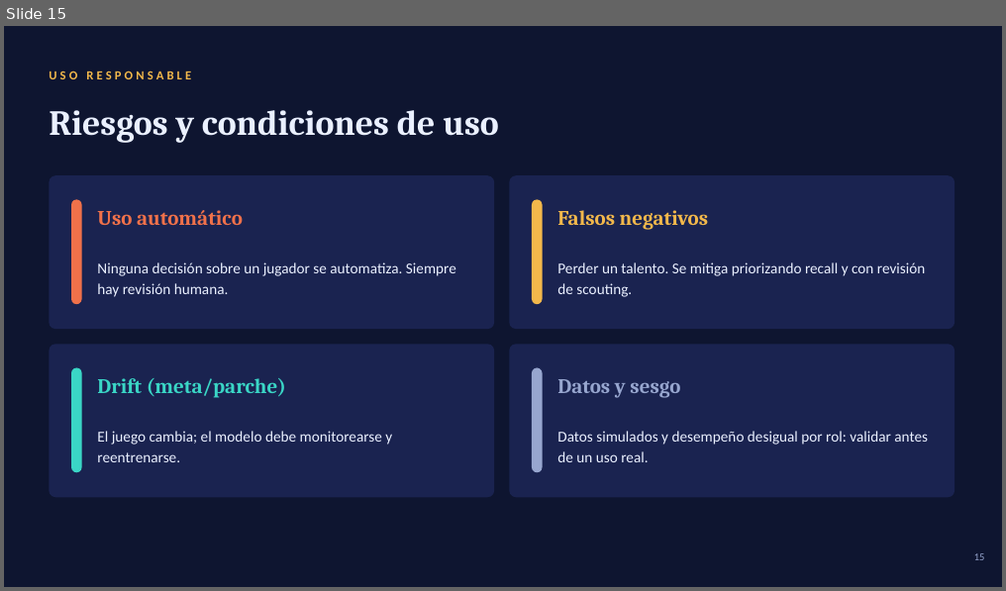
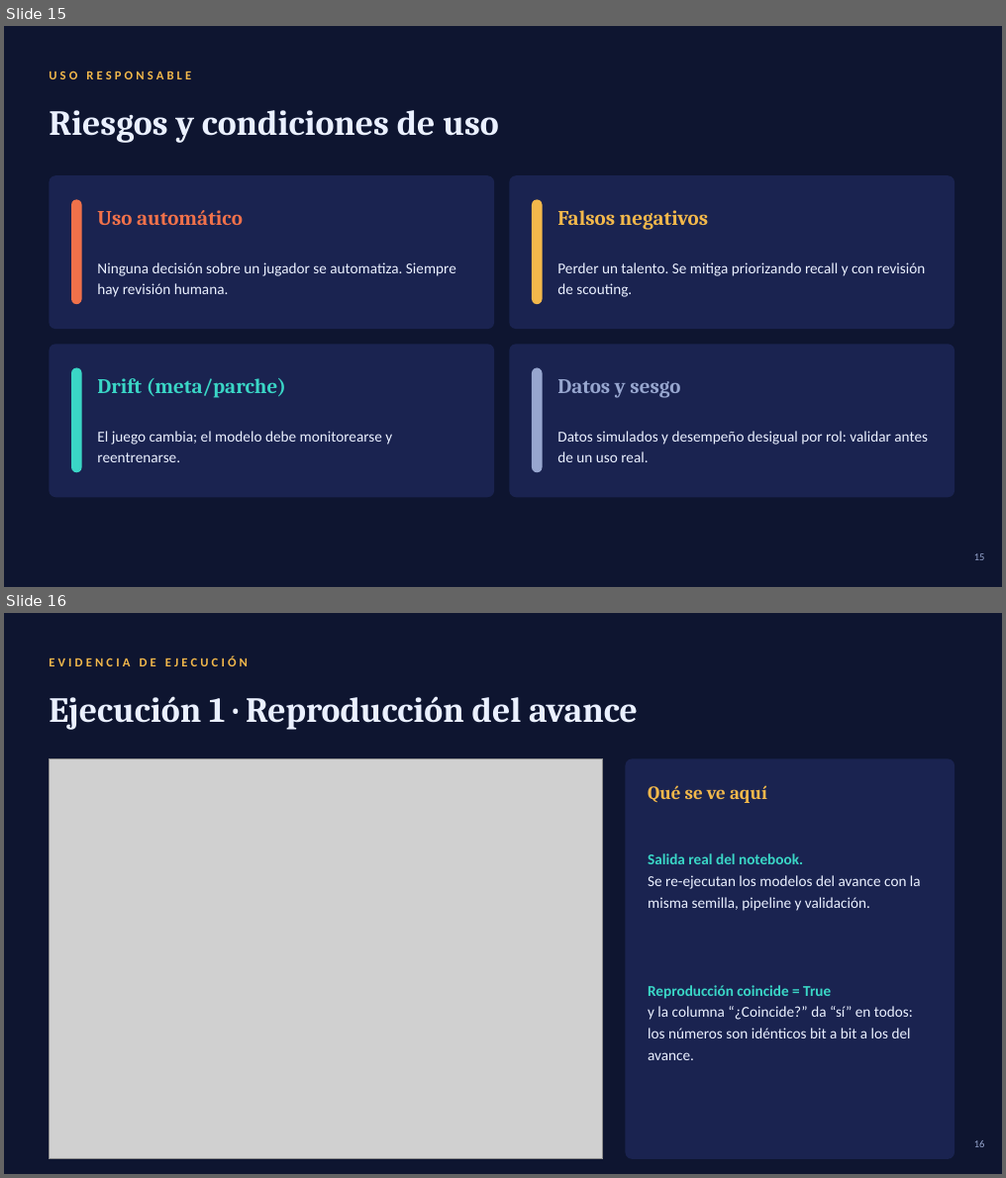
Before and after one commit to C0z1/Modelo-Scouting-LCK-Felix, a slide deck: reports/presentacion_fase_final.pptx. Shown one above the other, each under a label of ours: slide 15 before the commit, slides 15 and 16 after it. The pictures are 1006x591 and 1006x1178 pixels, drawn with LibreOffice and Linux fonts; fonts in the diff are those of the drawing; grey boxes stand for pictures. Boxes give left, top, right and bottom in pixels: in the first picture for what was removed or moved away, otherwise in the second. Text is boxed around its words. In the diff, an @@ line names an element or a change of style, - is before the commit and + after.

```diff
--- a/reports/presentacion_fase_final.pptx
+++ b/reports/presentacion_fase_final.pptx
@@ slide 16 added at (x1=4, y1=613, x2=1002, y2=1174), background #0E1530 @@
@@ text added at (x1=49, y1=656, x2=248, y2=666), 12 pt, text #F2B84B, bold @@
+EVIDENCIA DE EJECUCIÓN
@@ text added at (x1=49, y1=696, x2=638, y2=730), 34 pt, text #EAF0FF, bold @@
+Ejecución 1 · Reproducción del avance
@@ picture added at (x1=49, y1=759, x2=603, y2=1159) @@
@@ rounded rectangle added at (x1=626, y1=759, x2=954, y2=1159), fill #1A2350 @@
@@ text added at (x1=648, y1=785, x2=767, y2=803), 18 pt, text #F2B84B, bold @@
+Qué se ve aquí
@@ text added at (x1=648, y1=854, x2=921, y2=911), 14.5 pt, text #EAF0FF @@
+Salida real del notebook.
+Se re-ejecutan los modelos del avance con la misma semilla, pipeline y validación.
@@ text added at (x1=648, y1=985, x2=913, y2=1060), 14.5 pt, text #EAF0FF @@
+Reproducción coincide = True
+y la columna “¿Coincide?” da “sí” en todos: los números son idénticos bit a bit a los del avance.
@@ text added at (x1=974, y1=1141, x2=985, y2=1148), 10 pt, text #97A6CF @@
+16
```
Also in this commit, not shown: 2 slides changed, 2 other slides added, 5 other files.
